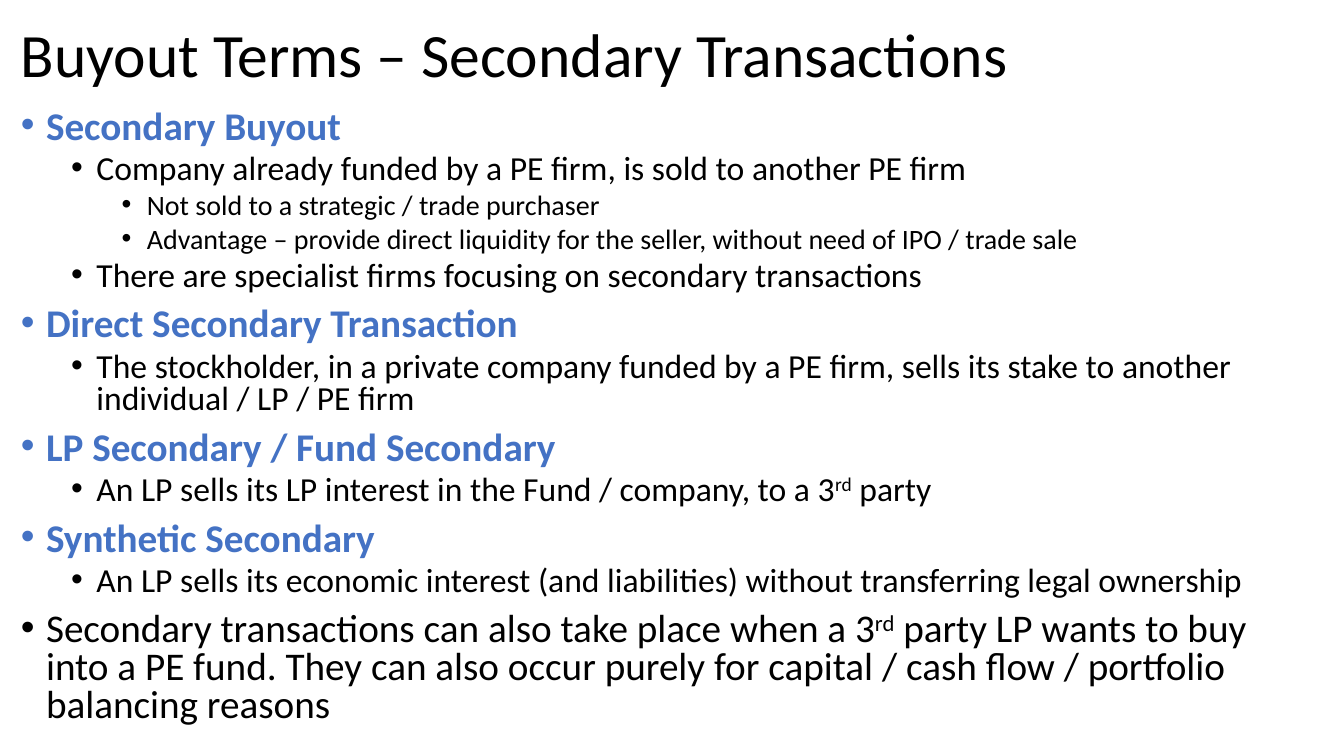
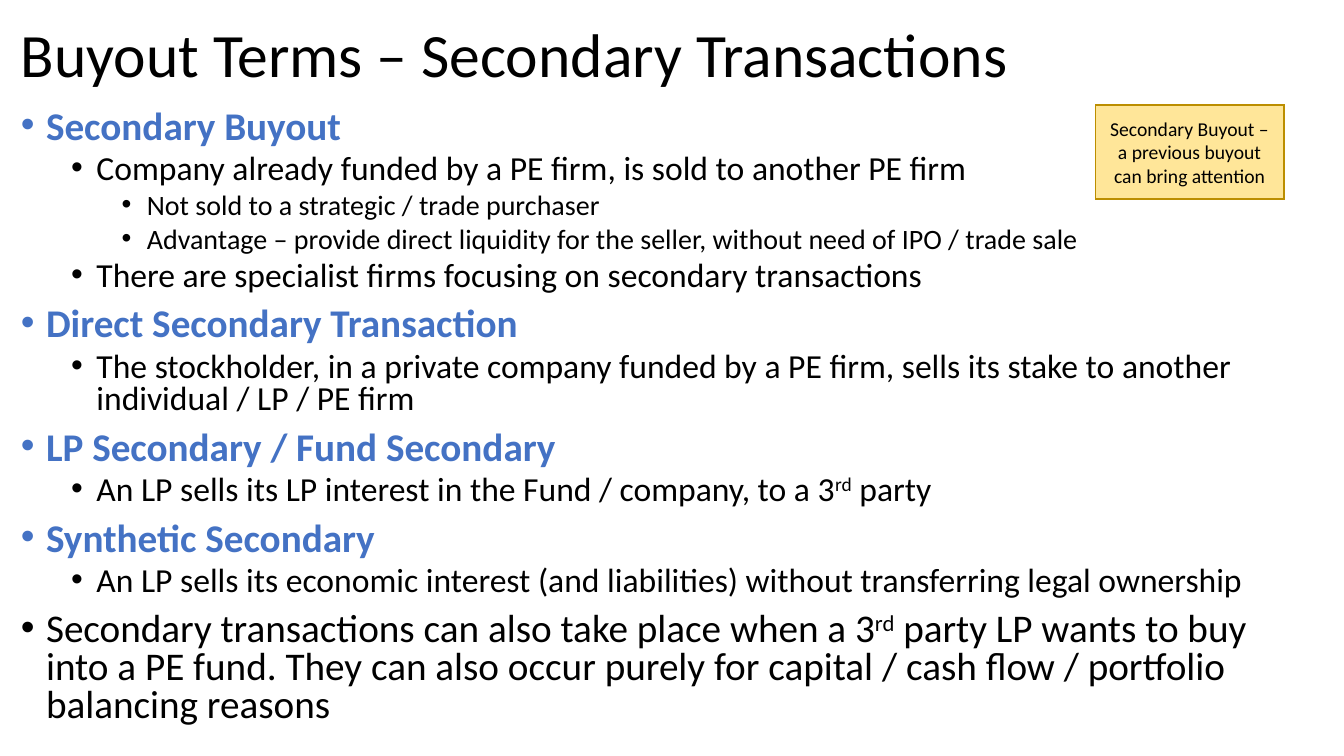
Before and after one commit to gowestyang/finance, a slide deck: slide 20 of (2021 John) Private Equity Finance/Presentation1.pptx. Drawn at 1344x756 pixels with LibreOffice and Linux fonts; fonts in the diff are those of the drawing. Boxes give left, top, right and bottom in pixels: in the first picture for what was removed or moved away, otherwise in the second. Text is boxed around its words. In the diff, an @@ line names an element or a change of style, - is before the commit and + after.

```diff
--- a/(2021 John) Private Equity Finance/Presentation1.pptx
+++ b/(2021 John) Private Equity Finance/Presentation1.pptx
@@ rectangle added at <box>1096,105,1285,199</box>, fill #FFE699, outline #BD8E00 1 pt, 14 pt, text #000000 @@
+Secondary Buyout – a previous buyout can bring attention
```
Also in this commit, not shown: 9 other slides changed, 2 slides added.
